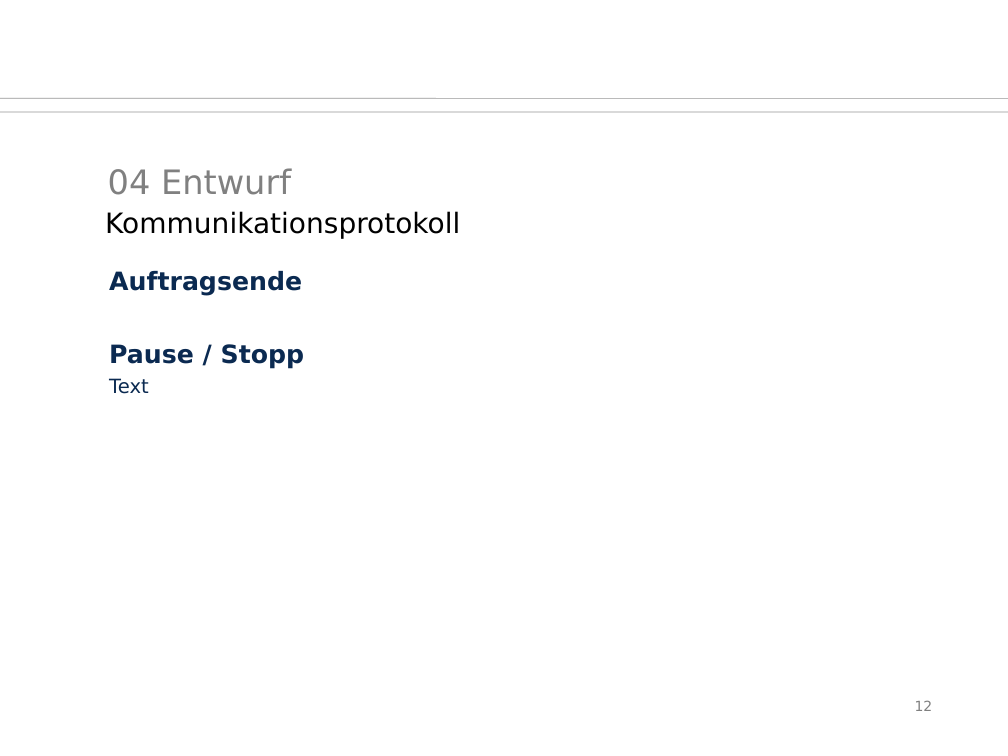
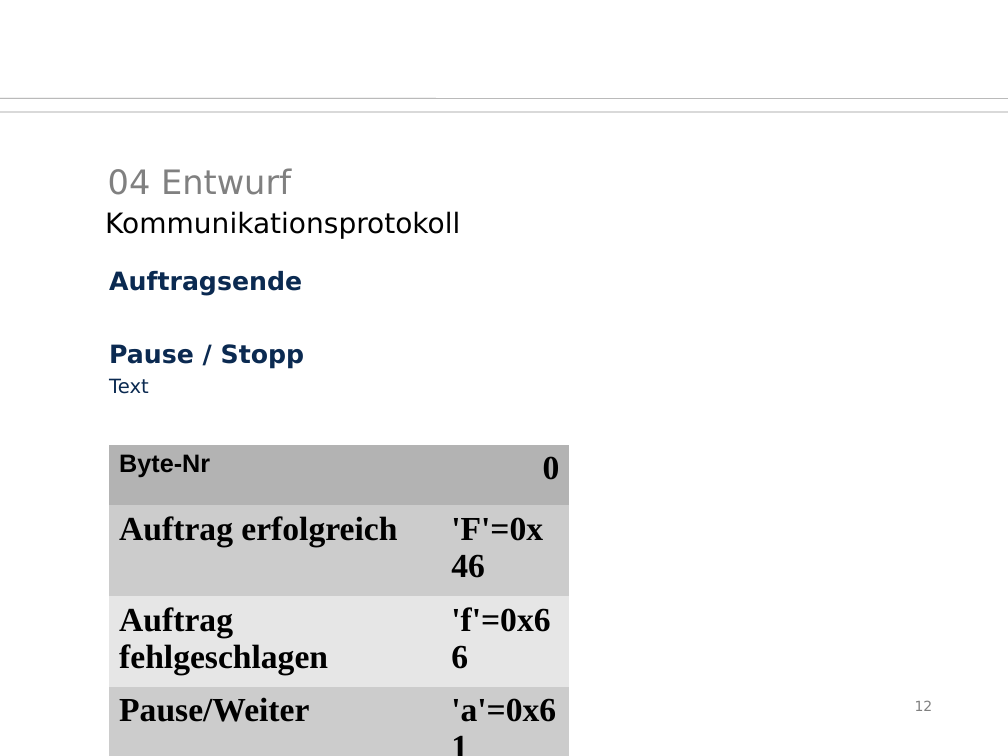
Before and after one commit to SaSteDD/ees_StegStef, a slide deck: slide 12 of präsi/btwf.odp. Drawn at 1008x756 pixels with LibreOffice and Linux fonts; fonts in the diff are those of the drawing; background and template pictures are left out. Boxes give left, top, right and bottom in pixels: in the first picture for what was removed or moved away, otherwise in the second. Text is boxed around its words. In the diff, an @@ line names an element or a change of style, - is before the commit and + after.

```diff
--- a/präsi/btwf.odp
+++ b/präsi/btwf.odp
@@ table added at bbox=[109, 445, 569, 726], 4 rows, 2 columns @@
+Byte-Nr | 0
+Auftrag erfolgreich | 'F'=0x46
+Auftrag fehlgeschlagen | 'f'=0x66
+Pause/Weiter | 'a'=0x61
```
Also in this commit, not shown: 1 other slide changed, 1 slide added, 3 other files.
